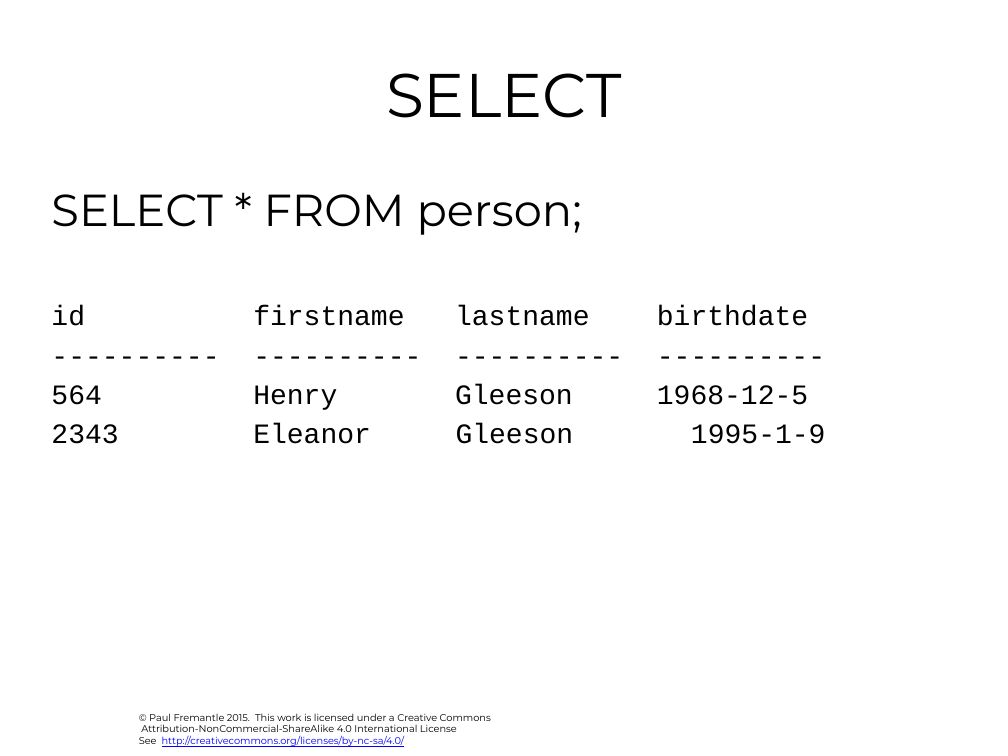
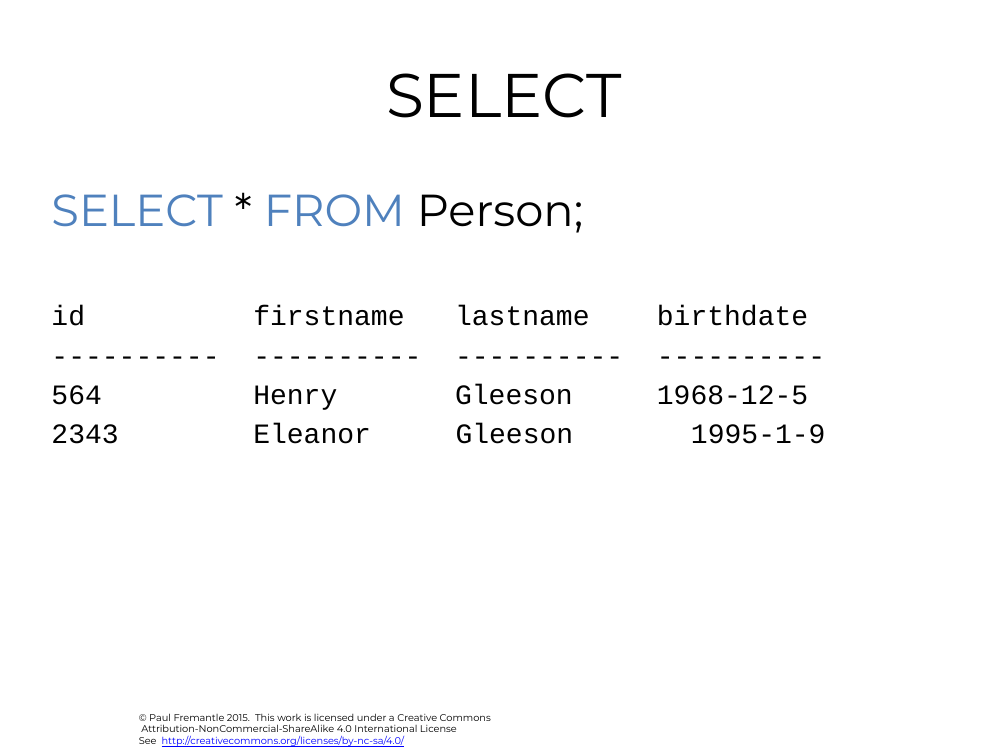
Before and after one commit to julieweeds/BigData, a slide deck: slide 11 of pres-source/04-sql.pptx. Drawn at 1008x756 pixels with LibreOffice and Linux fonts; fonts in the diff are those of the drawing; background and template pictures are left out. Boxes give left, top, right and bottom in pixels: in the first picture for what was removed or moved away, otherwise in the second. Text is boxed around its words. In the diff, an @@ line names an element or a change of style, - is before the commit and + after.

```diff
--- a/pres-source/04-sql.pptx
+++ b/pres-source/04-sql.pptx
@@ text at <box>51,194,583,233</box>: text changed; text colour #000000 to #4F81BD @@
-SELECT * FROM person;
+SELECT * FROM Person;
```
Also in this commit, not shown: 12 other slides changed, 1 slide added, 11 other files.
